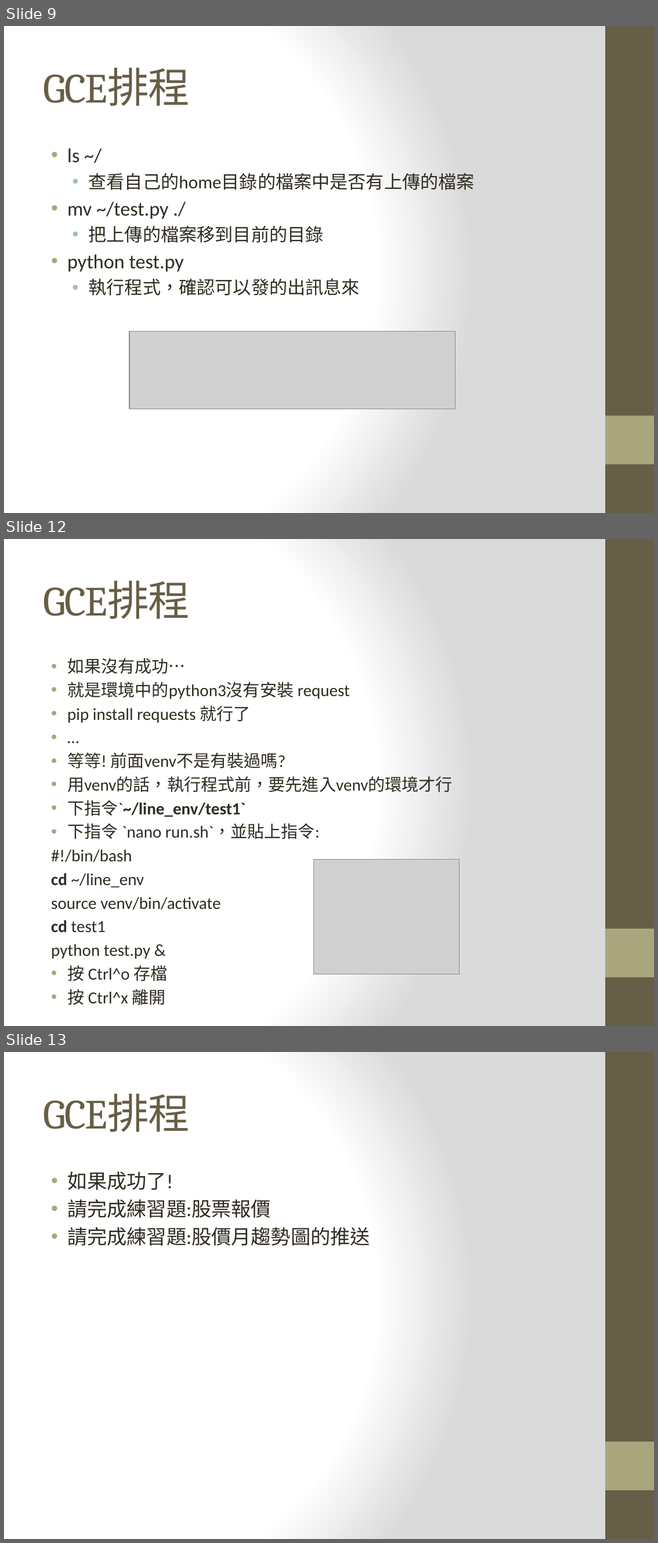
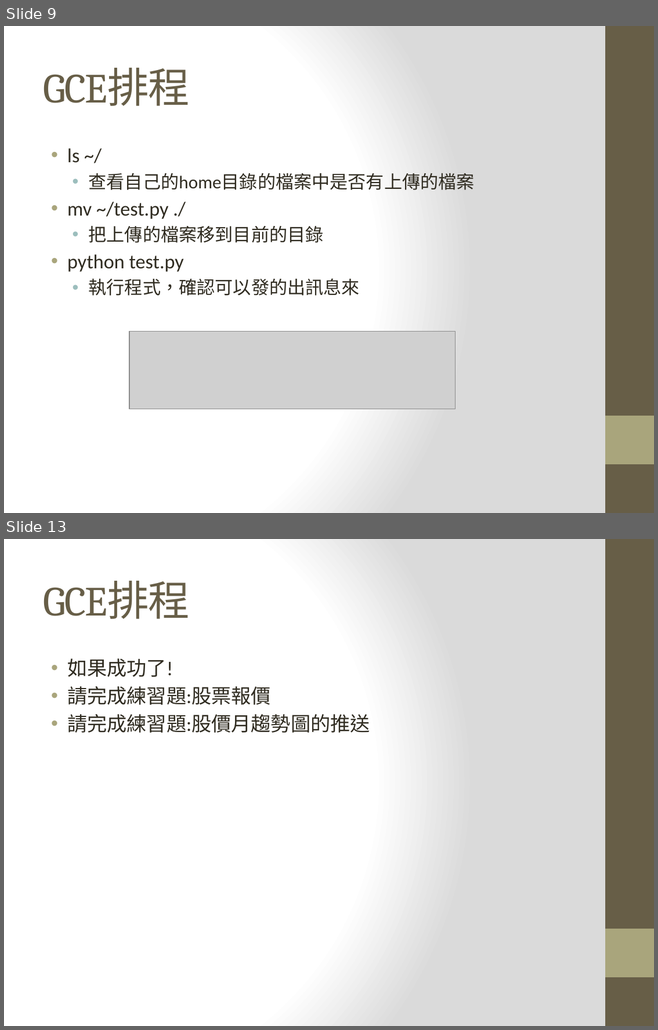
Before and after one commit to maloyang/KH20200704_Python_Basic_and_ML, a slide deck: Day3/Day3-3.pptx. Shown one above the other, each under a label of ours: slides 9, 12 and 13 before the commit, slides 9 and 13 after it; the slides between them are not shown. The pictures are 658x1543 and 658x1030 pixels, drawn with LibreOffice and Linux fonts; fonts in the diff are those of the drawing; grey boxes stand for pictures. Boxes give left, top, right and bottom in pixels: in the first picture for what was removed or moved away, otherwise in the second. Text is boxed around its words. In the diff, an @@ line names an element or a change of style, - is before the commit and + after.

```diff
--- a/Day3/Day3-3.pptx
+++ b/Day3/Day3-3.pptx
@@ slide 12 removed at (x1=4, y1=539, x2=654, y2=1026), background gradient #FFFFFF to #DADADA; not listed: 2 template elements that a slide beside it also shows @@
@@ title removed at (x1=43, y1=581, x2=190, y2=619) @@
-GCE排程
@@ text removed at (x1=51, y1=658, x2=452, y2=1005) @@
-• 如果沒有成功…
-• 就是環境中的python3沒有安裝 request
-• pip install requests 就行了
-• …
-• 等等! 前面venv不是有裝過嗎?
-• 用venv的話，執行程式前，要先進入venv的環境才行
-• 下指令`~/line_env/test1`
-• 下指令 `nano run.sh`，並貼上指令:
-#!/bin/bash
-cd ~/line_env
-source venv/bin/activate
-cd test1
-python test.py &
-• 按 Ctrl^o 存檔
-• 按 Ctrl^x 離開
@@ picture removed at (x1=313, y1=859, x2=459, y2=974) @@
```
Also in this commit, not shown: 3 slides changed, 1 slide added, 2 other slides removed, 2 other files.
